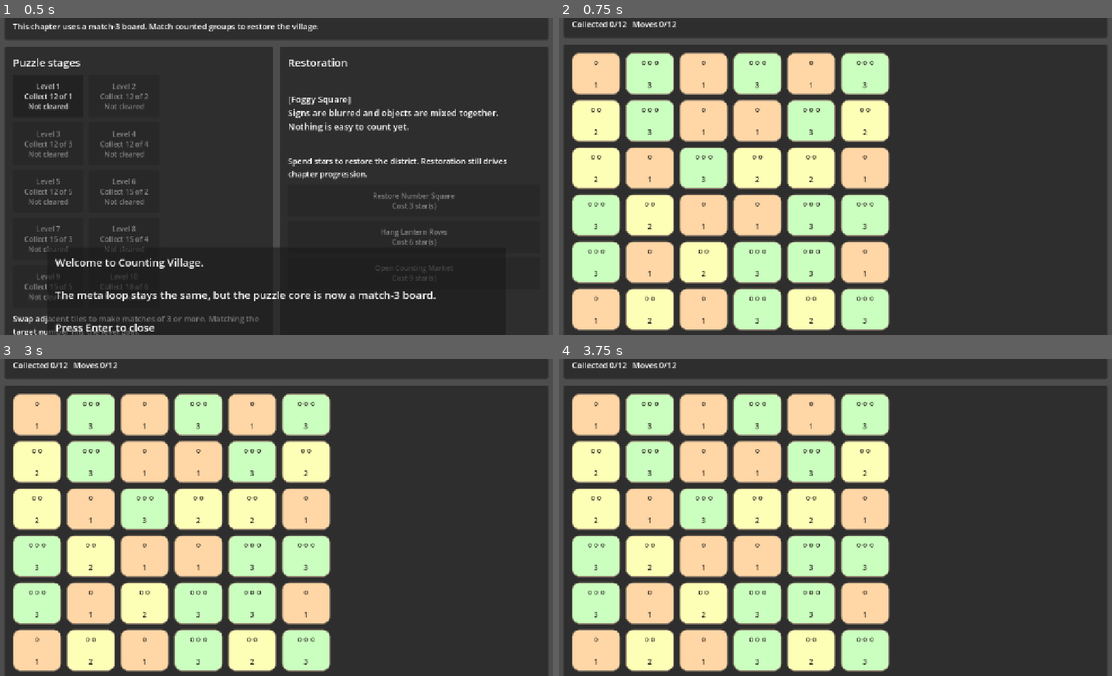
Above: before the commit, frames 1-4 (two rows, left to right).
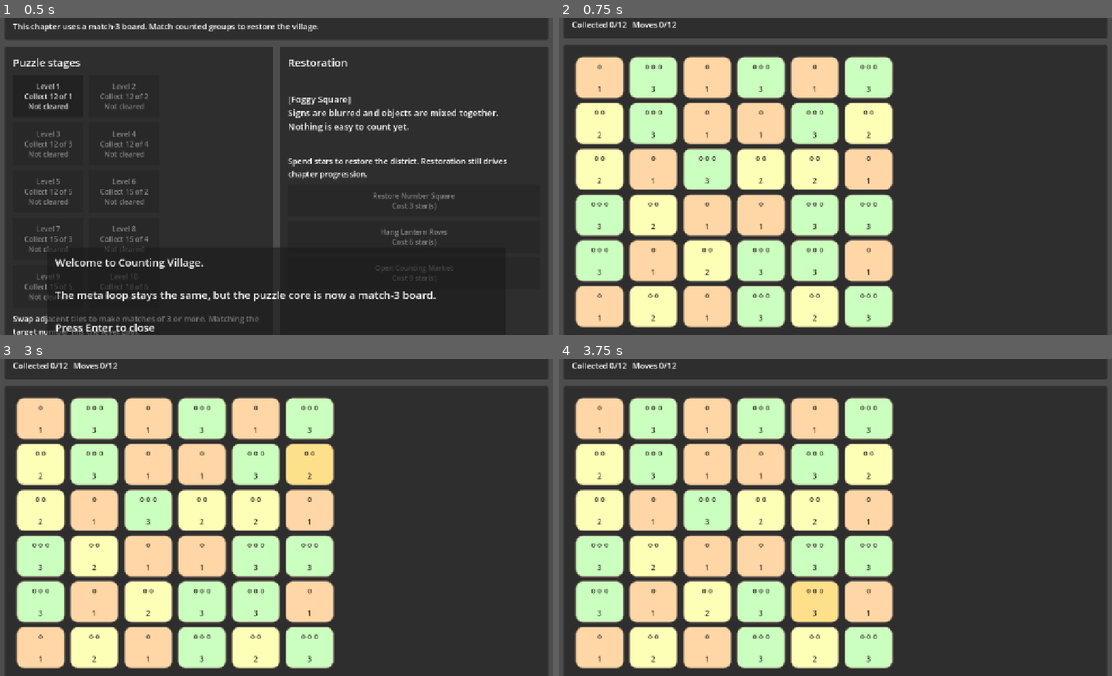
Above: after the commit, the same moments.

Repository: kim130727/math_civilization_rpg
Game: Godot game, scene res://main/Main.tscn
The game is run twice, just before and just after one commit, with the same random seed, the same clock (stepped at 60 frames per second) and the same inputs.
Inputs (mouse positions are in pixels of both pictures, inside the frame that each line leads up to):
- Up to frame 1 (0.5 s): no input
- Up to frame 2 (0.75 s): click "Level 1 Collect 12 of 1 Not c…" at 0.5 s
- Up to frame 3 (3 s): tap Enter at 1.25, 2.75 s; move the mouse to (398, 501) at 1.27 s; hold D (ui_right) 1.28-2.03 s; hold E (interact) 1.28-2.03 s; click (398, 501) at 1.42 s; tap Space at 2 s; move the mouse to (165, 533) at 2.02 s; hold S (ui_down) 2.03-2.78 s; tap E (interact) at 2.1 s; click (165, 533) at 2.17 s; move the mouse to (331, 447) at 2.77 s; hold D (ui_right) from 2.78 s (still down); hold E (interact) from 2.78 s (still down); click (331, 447) at 2.92 s
- Up to frame 4 (3.75 s): tap Space at 3.5 s; move the mouse to (807, 580) at 3.52 s; release D (ui_right) at 3.53 s; release E (interact) at 3.53 s; hold W (ui_up) from 3.53 s (still down); tap E (interact) at 3.6 s; click (807, 580) at 3.67 s

Frame 1 is identical in both runs. In frame 2, 15% of the frame differs, in the area x 2-61%, y 1-99%; in frame 3, 16%; in frame 4, 16%.

Commit message:
애니메이션 전체에 ANIM_SPEED_SCALE = 0.75

Diff:
--- a/main/Main.gd
+++ b/main/Main.gd
@@ -2,6 +2,10 @@
 
 const BOARD_WIDTH := 6
 const BOARD_HEIGHT := 6
+const TILE_SIZE := Vector2(110, 92)
+const TILE_GAP := Vector2(12, 12)
+const BOARD_PADDING := Vector2(8, 8)
+const ANIM_SPEED_SCALE := 0.75
 
 const TILE_BASE := Color("f3ead8")
 const TILE_SELECTED := Color("ffe08a")
@@ -32,7 +36,7 @@
 @onready var puzzle_goal_label: Label = $PuzzleScreen/MarginContainer/VBoxContainer/PuzzleHeader/MarginContainer/HeaderVBox/PuzzleGoal
 @onready var puzzle_hint_label: Label = $PuzzleScreen/MarginContainer/VBoxContainer/PuzzleHeader/MarginContainer/HeaderVBox/PuzzleHint
 @onready var puzzle_stats_label: Label = $PuzzleScreen/MarginContainer/VBoxContainer/PuzzleHeader/MarginContainer/HeaderVBox/PuzzleStats
-@onready var puzzle_grid: GridContainer = $PuzzleScreen/MarginContainer/VBoxContainer/PuzzlePanel/MarginContainer/PuzzleGrid
+@onready var board_surface: Control = $PuzzleScreen/MarginContainer/VBoxContainer/PuzzlePanel/MarginContainer/PuzzleGrid
 @onready var puzzle_result_label: Label = $PuzzleScreen/MarginContainer/VBoxContainer/PuzzleFooter/ResultLabel
 @onready var clear_button: Button = $PuzzleScreen/MarginContainer/VBoxContainer/PuzzleFooter/ButtonRow/ClearButton
 @onready var back_button: Button = $PuzzleScreen/MarginContainer/VBoxContainer/PuzzleFooter/ButtonRow/BackButton
@@ -43,14 +47,12 @@
 var current_level_data: Dictionary = {}
 
 var board_values: Array = []
-var tile_controls: Array[Control] = []
-var tile_labels: Array[Label] = []
+var board_tiles: Array = []
 var selected_cell := Vector2i(-1, -1)
 var moves_used := 0
 var goal_progress := 0
 var puzzle_finished := false
 var last_result_was_invalid := false
-var debug_click_count := 0
 var is_animating := false
 
 func _ready() -> void:
@@ -138,12 +140,12 @@
 	current_level_data = PuzzleProgress.get_level(level_id)
 	if dialogue_box.has_method("hide_dialogue"):
 		dialogue_box.call("hide_dialogue")
+
 	selected_cell = Vector2i(-1, -1)
 	moves_used = 0
 	goal_progress = 0
 	puzzle_finished = false
 	last_result_was_invalid = false
-	debug_click_count = 0
 	is_animating = false
 
 	_build_match3_board()
@@ -152,72 +154,87 @@
 	_show_puzzle()
 
 func _build_match3_board() -> void:
-	for child in puzzle_grid.get_children():
+	for child in board_surface.get_children():
 		child.queue_free()
 
 	board_values.clear()
-	tile_controls.clear()
-	tile_labels.clear()
-	puzzle_grid.columns = BOARD_WIDTH
+	board_tiles.clear()
+
+	board_surface.custom_minimum_size = Vector2(
+		BOARD_PADDING.x * 2.0 + BOARD_WIDTH * TILE_SIZE.x + (BOARD_WIDTH - 1) * TILE_GAP.x,
+		BOARD_PADDING.y * 2.0 + BOARD_HEIGHT * TILE_SIZE.y + (BOARD_HEIGHT - 1) * TILE_GAP.y
+	)
 
 	for y in range(BOARD_HEIGHT):
-		var row: Array[int] = []
-		board_values.append(row)
+		board_values.append([])
+		board_tiles.append([])
 		for x in range(BOARD_WIDTH):
 			var value := _roll_value_without_starting_match(x, y)
 			board_values[y].append(value)
-
+			var tile := _create_tile_node(value)
+			tile.position = _get_cell_position(Vector2i(x, y))
+			board_surface.add_child(tile)
+			board_tiles[y].append(tile)
+
+	while _find_all_matches().size() > 0:
+		_rebuild_board_values()
+
+func _rebuild_board_values() -> void:
+	var palette: Array = current_level_data.get("palette", [1, 2, 3])
 	for y in range(BOARD_HEIGHT):
 		for x in range(BOARD_WIDTH):
-			var panel := PanelContainer.new()
-			panel.custom_minimum_size = Vector2(110, 92)
-			panel.mouse_filter = Control.MOUSE_FILTER_IGNORE
-
-			var label := Label.new()
-			label.horizontal_alignment = HORIZONTAL_ALIGNMENT_CENTER
-			label.vertical_alignment = VERTICAL_ALIGNMENT_CENTER
-			label.autowrap_mode = TextServer.AUTOWRAP_WORD_SMART
-			label.mouse_filter = Control.MOUSE_FILTER_IGNORE
-			label.size_flags_horizontal = Control.SIZE_EXPAND_FILL
-			label.size_flags_vertical = Control.SIZE_EXPAND_FILL
-			label.add_theme_color_override("font_color", Color("2f2a24"))
-
-			panel.add_child(label)
-			puzzle_grid.add_child(panel)
-			tile_controls.append(panel)
-			tile_labels.append(label)
-
-	while _find_all_matches().size() > 0:
-		_refill_board_without_progress()
-
-	if tile_controls.is_empty():
-		return
+			var value := int(palette[randi() % palette.size()])
+			board_values[y][x] = value
+			var tile: Control = board_tiles[y][x]
+			_set_tile_value(tile, value)
+
+func _create_tile_node(value: int) -> PanelContainer:
+	var tile := PanelContainer.new()
+	tile.custom_minimum_size = TILE_SIZE
+	tile.size = TILE_SIZE
+	tile.mouse_filter = Control.MOUSE_FILTER_IGNORE
+
+	var label := Label.new()
+	label.horizontal_alignment = HORIZONTAL_ALIGNMENT_CENTER
+	label.vertical_alignment = VERTICAL_ALIGNMENT_CENTER
+	label.autowrap_mode = TextServer.AUTOWRAP_WORD_SMART
+	label.mouse_filter = Control.MOUSE_FILTER_IGNORE
+	label.size_flags_horizontal = Control.SIZE_EXPAND_FILL
+	label.size_flags_vertical = Control.SIZE_EXPAND_FILL
+	label.add_theme_color_override("font_color", Color("2f2a24"))
+	tile.add_child(label)
+
+	_set_tile_value(tile, value)
+	return tile
+
+func _set_tile_value(tile: Control, value: int) -> void:
+	tile.set_meta("value", value)
+	var label := tile.get_child(0) as Label
+	label.text = _format_group_text(value)
+	tile.add_theme_stylebox_override("panel", _make_tile_style(_get_tile_color(value)))
 
 func _on_tile_pressed(cell: Vector2i) -> void:
 	if is_animating:
 		return
-
-	debug_click_count += 1
-
 	if puzzle_finished:
-		puzzle_result_label.text = "Click %d: stage already complete. Click Back to map." % debug_click_count
+		puzzle_result_label.text = "Stage already complete. Click Back to map."
 		return
 
 	if selected_cell == Vector2i(-1, -1):
 		selected_cell = cell
-		puzzle_result_label.text = "Click %d: selected (%d, %d). Choose an adjacent tile." % [debug_click_count, cell.x, cell.y]
+		puzzle_result_label.text = "Selected (%d, %d). Choose an adjacent tile." % [cell.x, cell.y]
 		_refresh_board_visuals()
 		return
 
 	if selected_cell == cell:
 		selected_cell = Vector2i(-1, -1)
-		puzzle_result_label.text = "Click %d: selection cleared." % debug_click_count
+		puzzle_result_label.text = "Selection cleared."
 		_refresh_board_visuals()
 		return
 
 	if not _is_adjacent(selected_cell, cell):
 		selected_cell = cell
-		puzzle_result_label.text = "Click %d: not adjacent, new selection is (%d, %d)." % [debug_click_count, cell.x, cell.y]
+		puzzle_result_label.text = "Only adjacent tiles can swap. New tile selected."
 		_refresh_board_visuals()
 		return
 
@@ -229,16 +246,14 @@
 func _input(event: InputEvent) -> void:
 	if not puzzle_screen.visible:
 		return
-	if puzzle_finished and not (event is InputEventMouseButton):
-		return
 	if not (event is InputEventMouseButton):
+		return
+	if is_animating:
 		return
 
 	var mouse_event := event as InputEventMouseButton
 	if mouse_event.button_index != MOUSE_BUTTON_LEFT or not mouse_event.pressed:
 		return
-	if is_animating:
-		return
 
 	var cell := _get_cell_at_global_position(mouse_event.position)
 	if cell == Vector2i(-1, -1):
@@ -248,20 +263,41 @@
 
 func _try_swap(cell_a: Vector2i, cell_b: Vector2i) -> bool:
 	is_animating = true
-	_swap_cells(cell_a, cell_b)
-	_refresh_board_visuals()
-	await _wait(0.16)
+	var tile_a: Control = board_tiles[cell_a.y][cell_a.x]
+	var tile_b: Control = board_tiles[cell_b.y][cell_b.x]
+	var value_a := _get_board_value(cell_a)
+	var value_b := _get_board_value(cell_b)
+
+	board_tiles[cell_a.y][cell_a.x] = tile_b
+	board_tiles[cell_b.y][cell_b.x] = tile_a
+	_set_board_value(cell_a, value_b)
+	_set_board_value(cell_b, value_a)
+
+	await _animate_tiles_parallel([
+		{"tile": tile_a, "cell": cell_b},
+		{"tile": tile_b, "cell": cell_a},
+	], _anim(0.18))
+
 	var matches := _find_all_matches()
 	moves_used += 1
 
 	if matches.is_empty():
-		_swap_cells(cell_a, cell_b)
+		board_tiles[cell_a.y][cell_a.x] = tile_a
+		board_tiles[cell_b.y][cell_b.x] = tile_b
+		_set_board_value(cell_a, value_a)
+		_set_board_value(cell_b, value_b)
+
 		last_result_was_invalid = true
 		selected_cell = cell_b
-		puzzle_result_label.text = "Click %d: no match, swap canceled. Selected (%d, %d)." % [debug_click_count, cell_b.x, cell_b.y]
+		puzzle_result_label.text = "No match. The tiles move back."
 		_refresh_puzzle_header()
-		_flash_invalid_swap(cell_a, cell_b)
-		await _wait(0.14)
+		_set_tile_style(tile_a, TILE_INVALID)
+		_set_tile_style(tile_b, TILE_INVALID)
+		await _wait(_anim(0.08))
+		await _animate_tiles_parallel([
+			{"tile": tile_a, "cell": cell_a},
+			{"tile": tile_b, "cell": cell_b},
+		], _anim(0.18))
 		_refresh_board_visuals()
 		_check_for_failure()
 		is_animating = false
@@ -281,17 +317,10 @@
 
 	while not cascade_matches.is_empty():
 		cascade_count += 1
-		await _show_match_step(cascade_matches)
 		total_target_collected += _collect_goal_tiles(cascade_matches)
-		_clear_matches(cascade_matches)
-		_refresh_board_visuals()
-		await _wait(0.12)
-		_collapse_board()
-		_refresh_board_visuals()
-		await _wait(0.14)
-		_fill_empty_cells()
-		_refresh_board_visuals()
-		await _wait(0.16)
+		await _animate_match_clear(cascade_matches)
+		await _collapse_board_with_animation()
+		await _fill_empty_cells_with_animation()
 		cascade_matches = _find_all_matches()
 
 	goal_progress += total_target_collected
@@ -300,12 +329,89 @@
 	if cascade_count > 1:
 		puzzle_result_label.text += " Cascade x%d." % cascade_count
 
-func _show_match_step(matches: Array) -> void:
-	selected_cell = Vector2i(-1, -1)
+func _animate_match_clear(matches: Array) -> void:
 	for cell in matches:
-		var tile := tile_controls[_cell_to_index(cell)]
-		tile.add_theme_stylebox_override("panel", _make_tile_style(TILE_MATCHED))
-	await _wait(0.18)
+		var tile: Control = board_tiles[cell.y][cell.x]
+		if tile != null:
+			_set_tile_style(tile, TILE_MATCHED)
+
+	await _wait(_anim(0.12))
+
+	var tween := create_tween()
+	for cell in matches:
+		var tile: Control = board_tiles[cell.y][cell.x]
+		if tile == null:
+			continue
+		tween.parallel().tween_property(tile, "scale", Vector2(0.2, 0.2), _anim(0.14))
+		tween.parallel().tween_property(tile, "modulate:a", 0.0, _anim(0.14))
+	await tween.finished
+
+	for cell in matches:
+		var tile: Control = board_tiles[cell.y][cell.x]
+		if tile != null:
+			tile.queue_free()
+		board_tiles[cell.y][cell.x] = null
+		_set_board_value(cell, 0)
+
+func _collapse_board_with_animation() -> void:
+	var moved: Array = []
+
+	for x in range(BOARD_WIDTH):
+		var values_in_column: Array = []
+		var tiles_in_column: Array = []
+		for y in range(BOARD_HEIGHT - 1, -1, -1):
+			var tile: Control = board_tiles[y][x]
+			if tile != null:
+				values_in_column.append(int(board_values[y][x]))
+				tiles_in_column.append(tile)
+
+		for y in range(BOARD_HEIGHT):
+			board_tiles[y][x] = null
+			board_values[y][x] = 0
+
+		var write_y := BOARD_HEIGHT - 1
+		for i in range(values_in_column.size()):
+			var tile: Control = tiles_in_column[i]
+			board_tiles[write_y][x] = tile
+			board_values[write_y][x] = int(values_in_column[i])
+			moved.append({"tile": tile, "cell": Vector2i(x, write_y)})
+			write_y -= 1
+
+	var tween := create_tween()
+	for item in moved:
+		tween.parallel().tween_property(item["tile"], "position", _get_cell_position(item["cell"]), _anim(0.18)).set_trans(Tween.TRANS_QUAD).set_ease(Tween.EASE_OUT)
+	await tween.finished
+
+func _fill_empty_cells_with_animation() -> void:
+	var palette: Array = current_level_data.get("palette", [1, 2, 3])
+	var spawned: Array = []
+
+	for x in range(BOARD_WIDTH):
+		var empty_count := 0
+		for y in range(BOARD_HEIGHT):
+			if board_tiles[y][x] == null:
+				empty_count += 1
+
+		var spawn_index := 0
+		for y in range(BOARD_HEIGHT):
+			if board_tiles[y][x] != null:
+				continue
+			var value := int(palette[randi() % palette.size()])
+			var tile := _create_tile_node(value)
+			var start_y := -empty_count + spawn_index
+			tile.position = _get_cell_position(Vector2i(x, start_y))
+			tile.modulate.a = 1.0
+			tile.scale = Vector2.ONE
+			board_surface.add_child(tile)
+			board_tiles[y][x] = tile
+			board_values[y][x] = value
+			spawned.append({"tile": tile, "cell": Vector2i(x, y)})
+			spawn_index += 1
+
+	var tween := create_tween()
+	for item in spawned:
+		tween.parallel().tween_property(item["tile"], "position", _get_cell_position(item["cell"]), _anim(0.22)).set_trans(Tween.TRANS_QUAD).set_ease(Tween.EASE_OUT)
+	await tween.finished
 
 func _collect_goal_tiles(matches: Array) -> int:
 	var goal_value := int(current_level_data.get("goal_value", 1))
@@ -315,47 +421,7 @@
 			collected += 1
 	return collected
 
-func _clear_matches(matches: Array) -> void:
-	for cell in matches:
-		_set_board_value(cell, 0)
-
-func _collapse_board() -> void:
-	for x in range(BOARD_WIDTH):
-		var kept: Array[int] = []
-		for y in range(BOARD_HEIGHT - 1, -1, -1):
-			var value := int(board_values[y][x])
-			if value != 0:
-				kept.append(value)
-
-		var write_y := BOARD_HEIGHT - 1
-		for value in kept:
-			board_values[write_y][x] = value
-			write_y -= 1
-
-		while write_y >= 0:
-			board_values[write_y][x] = 0
-			write_y -= 1
-
-func _fill_empty_cells() -> void:
-	var palette: Array = current_level_data.get("palette", [1, 2, 3])
-	for y in range(BOARD_HEIGHT):
-		for x in range(BOARD_WIDTH):
-			if int(board_values[y][x]) == 0:
-				board_values[y][x] = int(palette[randi() % palette.size()])
-
-func _refill_board_without_progress() -> void:
-	var palette: Array = current_level_data.get("palette", [1, 2, 3])
-	for y in range(BOARD_HEIGHT):
-		for x in range(BOARD_WIDTH):
-			board_values[y][x] = int(palette[randi() % palette.size()])
-
 func _find_all_matches() -> Array:
-	if board_values.size() != BOARD_HEIGHT:
-		return []
-	for row in board_values:
-		if row is Array and row.size() != BOARD_WIDTH:
-			return []
-
 	var matched := {}
 
 	for y in range(BOARD_HEIGHT):
@@ -413,44 +479,27 @@
 	puzzle_hint_label.text = "Hint: %s" % hint
 	puzzle_stats_label.text = "Collected %d/%d   Moves %d/%d" % [goal_progress, goal_count, moves_used, move_limit]
 	clear_button.disabled = false
-
-	if puzzle_finished:
-		clear_button.text = "Back to map"
-	else:
-		clear_button.text = "Restart level"
+	clear_button.text = "Back to map" if puzzle_finished else "Restart level"
 
 func _refresh_board_visuals() -> void:
-	if tile_controls.size() != BOARD_WIDTH * BOARD_HEIGHT:
-		return
-	if board_values.size() != BOARD_HEIGHT:
-		return
-
 	var matches := _find_all_matches()
 	for y in range(BOARD_HEIGHT):
 		for x in range(BOARD_WIDTH):
+			var tile: Control = board_tiles[y][x]
+			if tile == null:
+				continue
 			var cell := Vector2i(x, y)
-			var tile := tile_controls[_cell_to_index(cell)]
-			var label := tile_labels[_cell_to_index(cell)]
-			var value := _get_board_value(cell)
+			var value := int(board_values[y][x])
 			var style_color := _get_tile_color(value)
-
 			if cell == selected_cell:
 				style_color = TILE_SELECTED
 			elif _contains_cell(matches, cell):
 				style_color = TILE_MATCHED
-			elif last_result_was_invalid:
-				style_color = _get_tile_color(value)
-
-			label.text = _format_group_text(value)
-			tile.add_theme_stylebox_override("panel", _make_tile_style(style_color))
-
-func _flash_invalid_swap(cell_a: Vector2i, cell_b: Vector2i) -> void:
-	if tile_controls.size() != BOARD_WIDTH * BOARD_HEIGHT:
-		return
-
-	for cell in [cell_a, cell_b]:
-		var tile := tile_controls[_cell_to_index(cell)]
-		tile.add_theme_stylebox_override("panel", _make_tile_style(TILE_INVALID))
+			_set_tile_value(tile, value)
+			_set_tile_style(tile, style_color)
+
+func _set_tile_style(tile: Control, color: Color) -> void:
+	tile.add_theme_stylebox_override("panel", _make_tile_style(color))
 
 func _check_for_completion() -> void:
 	var goal_count := int(current_level_data.get("goal_count", 0))
@@ -460,8 +509,8 @@
 		PuzzleProgress.complete_level(current_level_id, stars)
 		puzzle_result_label.text = "Stage clear. You earned %d star(s)." % stars
 		_refresh_puzzle_header()
-		return
-
+		_go_to_next_level_after_clear()
+		return
 	_check_for_failure()
 
 func _check_for_failure() -> void:
@@ -470,7 +519,6 @@
 		return
 	if moves_used < move_limit:
 		return
-
 	puzzle_result_label.text = "Out of moves. Restart the level or return to the map."
 	_refresh_puzzle_header()
 
@@ -499,10 +547,8 @@
 		if item["id"] == task_id:
 			task = item
 			break
-
 	if task.is_empty():
 		return
-
 	if PuzzleProgress.complete_restoration(task_id):
 		DialogueManager.show_text("%s\n\n%s" % [task["title"], task["description"]])
 	else:
@@ -567,64 +613,61 @@
 	return candidate
 
 func _would_create_match_at(x: int, y: int, value: int) -> bool:
-	if x >= 2:
-		if int(board_values[y][x - 1]) == value and int(board_values[y][x - 2]) == value:
-			return true
-	if y >= 2:
-		if int(board_values[y - 1][x]) == value and int(board_values[y - 2][x]) == value:
-			return true
+	if x >= 2 and int(board_values[y][x - 1]) == value and int(board_values[y][x - 2]) == value:
+		return true
+	if y >= 2 and int(board_values[y - 1][x]) == value and int(board_values[y - 2][x]) == value:
+		return true
 	return false
 
 func _is_adjacent(cell_a: Vector2i, cell_b: Vector2i) -> bool:
 	return abs(cell_a.x - cell_b.x) + abs(cell_a.y - cell_b.y) == 1
 
-func _swap_cells(cell_a: Vector2i, cell_b: Vector2i) -> void:
-	var value_a := _get_board_value(cell_a)
-	var value_b := _get_board_value(cell_b)
-	_set_board_value(cell_a, value_b)
-	_set_board_value(cell_b, value_a)
-
 func _get_board_value(cell: Vector2i) -> int:
-	if cell.y < 0 or cell.y >= board_values.size():
-		return 0
-	if cell.x < 0 or cell.y < 0:
-		return 0
-	var row = board_values[cell.y]
-	if not (row is Array):
-		return 0
-	if cell.x >= row.size():
-		return 0
 	return int(board_values[cell.y][cell.x])
 
 func _set_board_value(cell: Vector2i, value: int) -> void:
-	if cell.y < 0 or cell.y >= board_values.size():
-		return
-	var row = board_values[cell.y]
-	if not (row is Array):
-		return
-	if cell.x < 0 or cell.x >= row.size():
-		return
 	board_values[cell.y][cell.x] = value
 
-func _cell_to_index(cell: Vector2i) -> int:
-	return cell.y * BOARD_WIDTH + cell.x
+func _get_cell_position(cell: Vector2i) -> Vector2:
+	return Vector2(
+		BOARD_PADDING.x + cell.x * (TILE_SIZE.x + TILE_GAP.x),
+		BOARD_PADDING.y + cell.y * (TILE_SIZE.y + TILE_GAP.y)
+	)
+
+func _animate_tiles_parallel(items: Array, duration: float) -> void:
+	var tween := create_tween()
+	for item in items:
+		tween.parallel().tween_property(item["tile"], "position", _get_cell_position(item["cell"]), duration).set_trans(Tween.TRANS_QUAD).set_ease(Tween.EASE_OUT)
+	await tween.finished
+
+func _go_to_next_level_after_clear() -> void:
+	var levels := PuzzleProgress.get_levels_for_chapter(current_chapter_id)
+	for i in range(levels.size()):
+		if levels[i]["id"] != current_level_id:
+			continue
+		var timer := get_tree().create_timer(_anim(0.6))
+		if i + 1 < levels.size():
+			timer.timeout.connect(_open_level.bind(levels[i + 1]["id"]), CONNECT_ONE_SHOT)
+		else:
+			timer.timeout.connect(_return_to_map, CONNECT_ONE_SHOT)
+		return
 
 func _get_cell_at_global_position(mouse_global_position: Vector2) -> Vector2i:
-	for index in range(tile_controls.size()):
-		var tile := tile_controls[index]
-		var rect := Rect2(tile.global_position, tile.size)
-		if rect.has_point(mouse_global_position):
-			return Vector2i(index % BOARD_WIDTH, index / BOARD_WIDTH)
+	for y in range(BOARD_HEIGHT):
+		for x in range(BOARD_WIDTH):
+			var tile: Control = board_tiles[y][x]
+			if tile == null:
+				continue
+			var rect := Rect2(tile.global_position, TILE_SIZE)
+			if rect.has_point(mouse_global_position):
+				return Vector2i(x, y)
 	return Vector2i(-1, -1)
-
 
 func _cell_to_string(cell: Vector2i) -> String:
 	return "%d,%d" % [cell.x, cell.y]
 
 func _string_to_cell(key: String) -> Vector2i:
 	var parts := key.split(",")
-	if parts.size() < 2:
-		return Vector2i.ZERO
 	return Vector2i(int(parts[0]), int(parts[1]))
 
 func _contains_cell(cells: Array, target: Vector2i) -> bool:
@@ -650,3 +693,6 @@
 
 func _wait(seconds: float) -> void:
 	await get_tree().create_timer(seconds).timeout
+
+func _anim(seconds: float) -> float:
+	return seconds * ANIM_SPEED_SCALE
--- a/main/Main.tscn
+++ b/main/Main.tscn
@@ -233,12 +233,9 @@
 theme_override_constants/margin_right = 18
 theme_override_constants/margin_bottom = 18
 
-[node name="PuzzleGrid" type="GridContainer" parent="PuzzleScreen/MarginContainer/VBoxContainer/PuzzlePanel/MarginContainer"]
-layout_mode = 2
-size_flags_vertical = 3
-theme_override_constants/h_separation = 12
-theme_override_constants/v_separation = 12
-columns = 2
+[node name="PuzzleGrid" type="Control" parent="PuzzleScreen/MarginContainer/VBoxContainer/PuzzlePanel/MarginContainer"]
+layout_mode = 2
+size_flags_vertical = 3
 
 [node name="PuzzleFooter" type="VBoxContainer" parent="PuzzleScreen/MarginContainer/VBoxContainer"]
 layout_mode = 2
